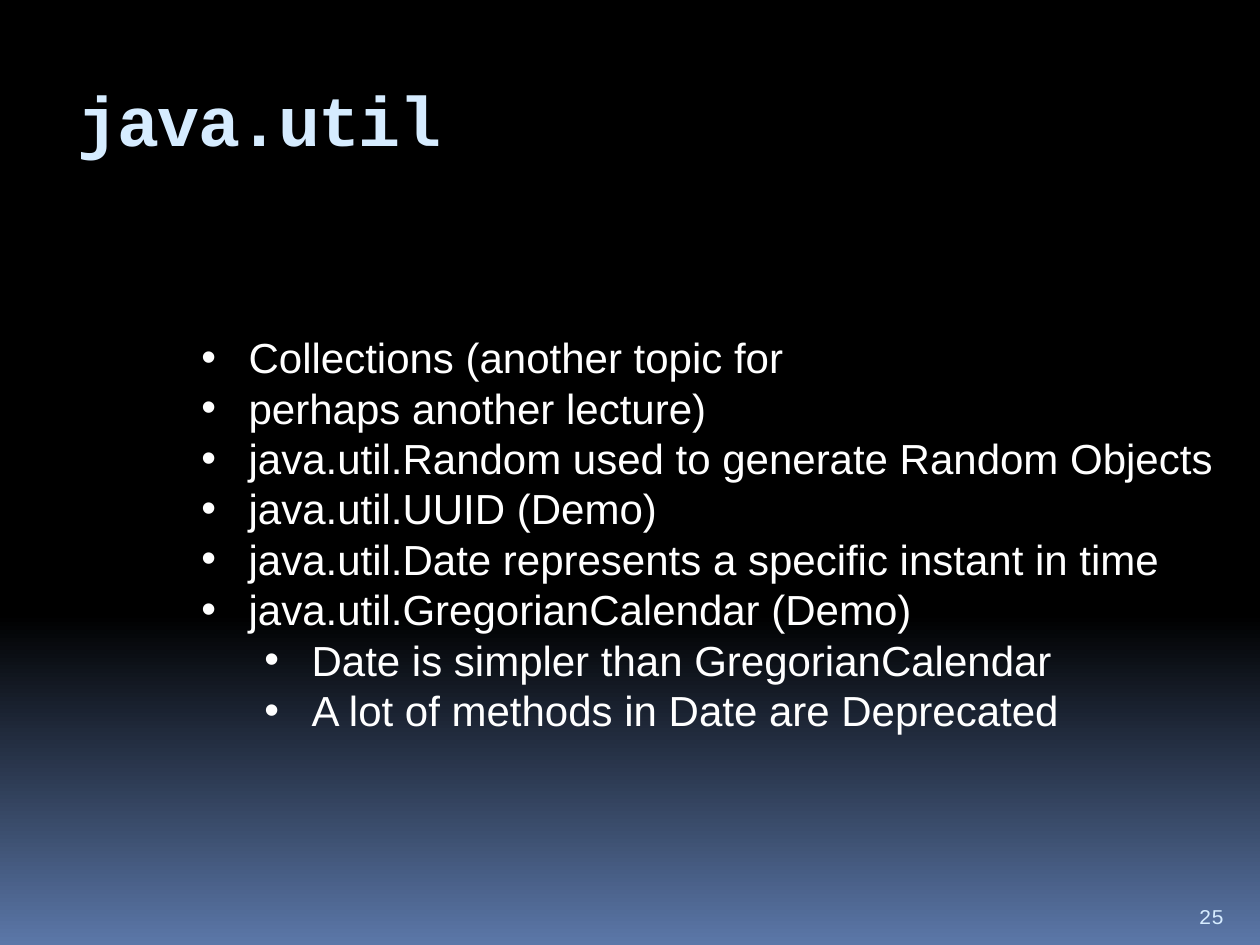
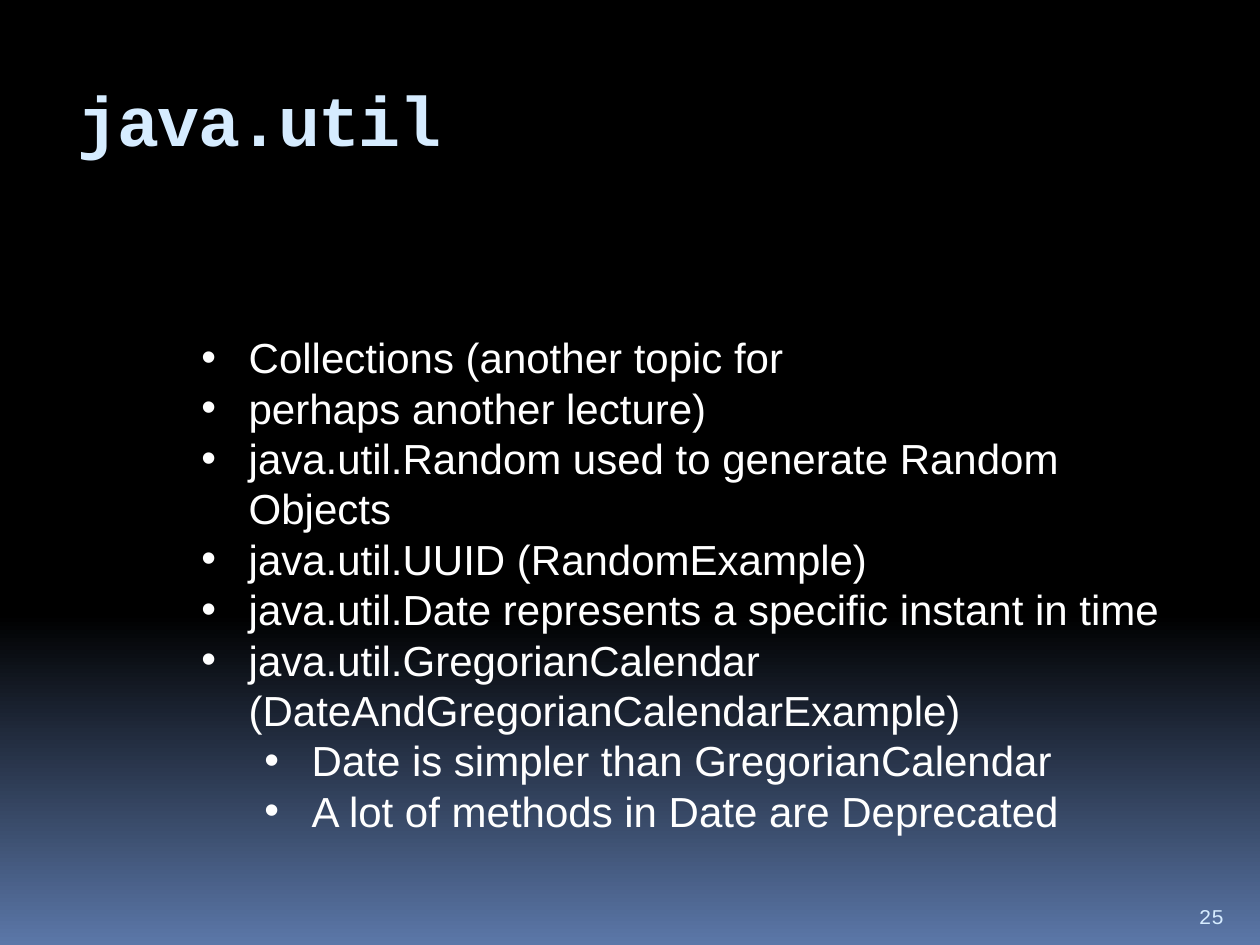
Before and after one commit to hchan/comp2613, a slide deck: slide 25 of coursePresentation.pptx. Drawn at 1260x945 pixels with LibreOffice and Linux fonts; fonts in the diff are those of the drawing. Boxes give left, top, right and bottom in pixels: in the first picture for what was removed or moved away, otherwise in the second. Text is boxed around its words. In the diff, an @@ line names an element or a change of style, - is before the commit and + after.

```diff
--- a/coursePresentation.pptx
+++ b/coursePresentation.pptx
@@ text at bbox=[249, 544, 867, 583]: text changed @@
-• java.util.UUID (Demo)
+• java.util.UUID (RandomExample)
@@ text at bbox=[249, 645, 961, 734]: text changed @@
-• java.util.GregorianCalendar (Demo)
+• java.util.GregorianCalendar (DateAndGregorianCalendarExample)
```
Also in this commit, not shown: 1 other slide changed, 3 other files.
